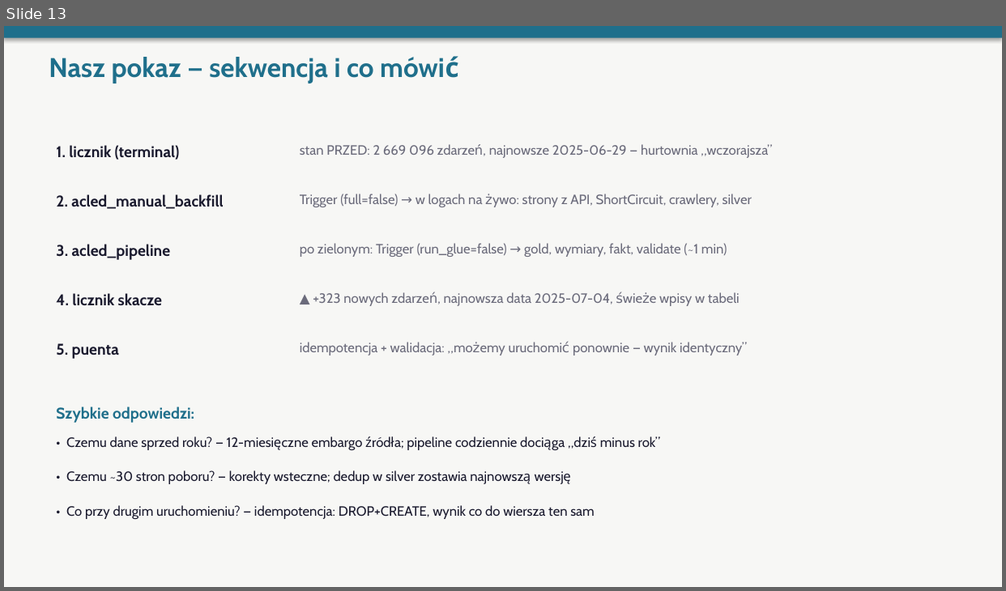
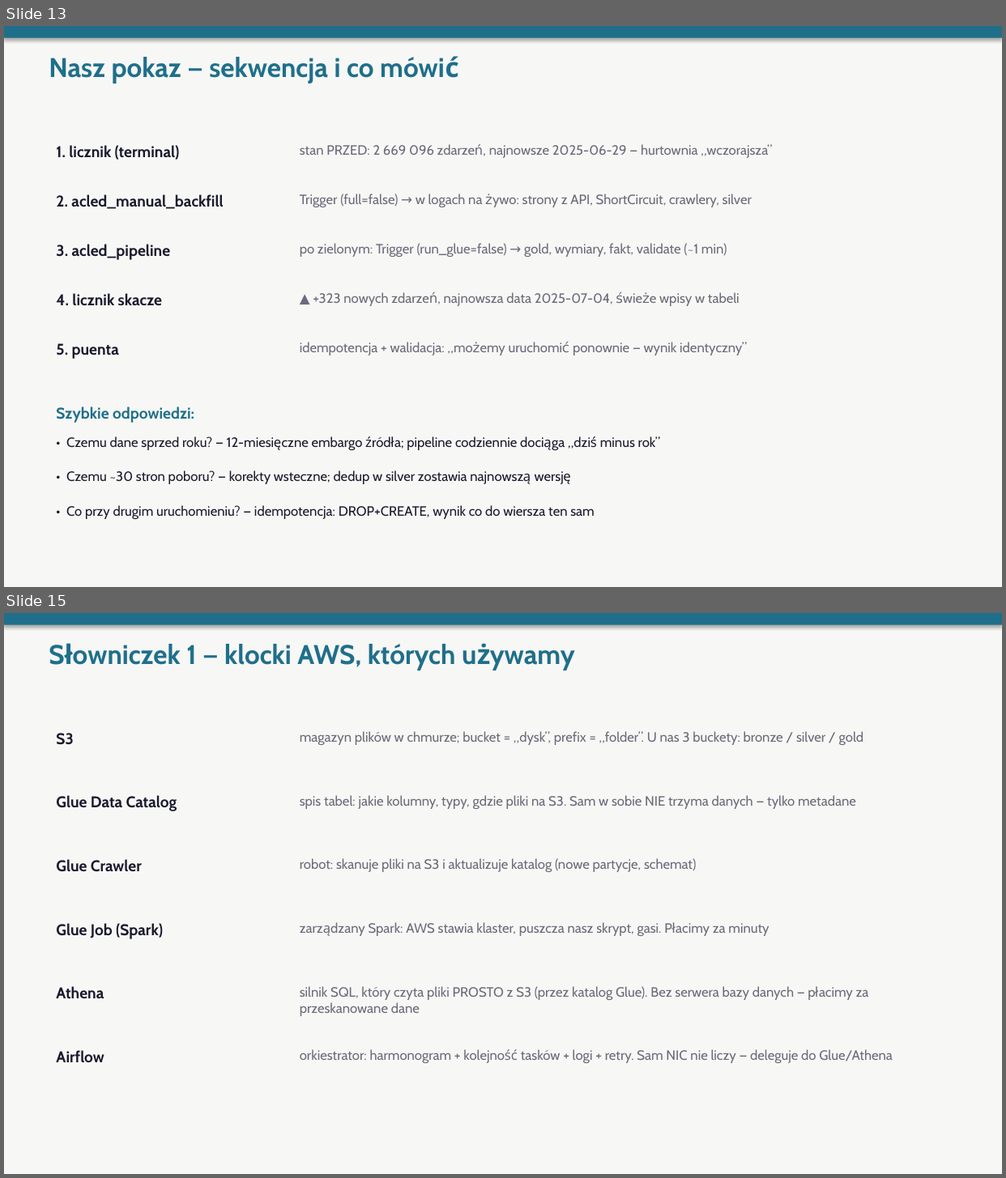
Before and after one commit to oskarfightingthekube/acled-etl-dashboard, a slide deck: docs/prezentacja_etl.pptx. Shown one above the other, each under a label of ours: slide 13 before the commit, slides 13 and 15 after it; the slides between them are not shown. The pictures are 1006x591 and 1006x1178 pixels, drawn with LibreOffice and Linux fonts; fonts in the diff are those of the drawing. Boxes give left, top, right and bottom in pixels: in the first picture for what was removed or moved away, otherwise in the second. Text is boxed around its words. In the diff, an @@ line names an element or a change of style, - is before the commit and + after.

```diff
--- a/docs/prezentacja_etl.pptx
+++ b/docs/prezentacja_etl.pptx
@@ slide 15 added at (x1=4, y1=613, x2=1002, y2=1174), background #F7F7F5 @@
@@ rectangle added at (x1=4, y1=613, x2=1002, y2=625), fill #1F6F8B @@
@@ text added at (x1=186, y1=644, x2=456, y2=671), 26 pt, text #1F6F8B, bold @@
+Słowniczek 1 — klocki AWS, których używamy
@@ text added at (x1=56, y1=733, x2=73, y2=745), 15 pt, text #1A1A2E, bold @@
+S3
@@ text added at (x1=300, y1=731, x2=864, y2=745), 13 pt, text #6B6B7B @@
+magazyn plików w chmurze; bucket = „dysk”, prefix = „folder”. U nas 3 buckety: bronze / silver / gold
@@ text added at (x1=56, y1=795, x2=177, y2=811), 15 pt, text #1A1A2E, bold @@
+Glue Data Catalog
@@ text added at (x1=300, y1=795, x2=856, y2=809), 13 pt, text #6B6B7B @@
+spis tabel: jakie kolumny, typy, gdzie pliki na S3. Sam w sobie NIE trzyma danych — tylko metadane
@@ text added at (x1=56, y1=859, x2=142, y2=872), 15 pt, text #1A1A2E, bold @@
+Glue Crawler
@@ text added at (x1=300, y1=858, x2=696, y2=872), 13 pt, text #6B6B7B @@
+robot: skanuje pliki na S3 i aktualizuje katalog (nowe partycje, schemat)
@@ text added at (x1=56, y1=923, x2=163, y2=939), 15 pt, text #1A1A2E, bold @@
+Glue Job (Spark)
@@ text added at (x1=368, y1=922, x2=769, y2=936), 13 pt, text #6B6B7B @@
+zarządzany Spark: AWS stawia klaster, puszcza nasz skrypt, gasi. Płacimy za minuty
@@ text added at (x1=56, y1=986, x2=104, y2=999), 15 pt, text #1A1A2E, bold @@
+Athena
@@ text added at (x1=300, y1=986, x2=869, y2=1016), 13 pt, text #6B6B7B @@
+silnik SQL, który czyta pliki PROSTO z S3 (przez katalog Glue). Bez serwera bazy danych — płacimy za przeskanowane dane
@@ text added at (x1=300, y1=1050, x2=893, y2=1063), 13 pt, text #6B6B7B @@
+orkiestrator: harmonogram + kolejność tasków + logi + retry. Sam NIC nie liczy — deleguje do Glue/Athena
@@ text added at (x1=56, y1=1050, x2=104, y2=1063), 15 pt, text #1A1A2E, bold @@
+Airflow
```
Also in this commit, not shown: 7 other slides added.
